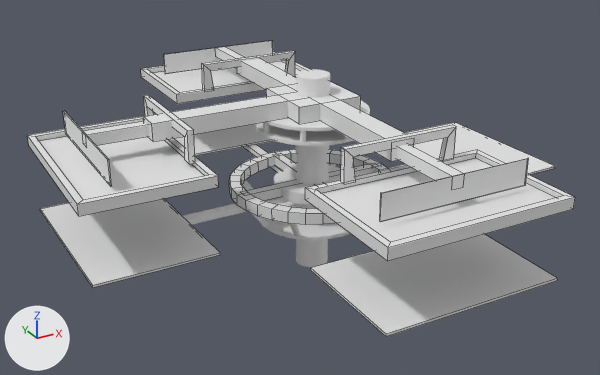
One commit to the Blender file Modelos/Textile/TextileMachUpper.blend: the scene before it, then after it.
Rendered twice from a camera (50 mm lens) standing at (-6.9, -12.09, 7.58) and looking at (-0.27, -0.03, 1.55). Every picture has the same lights, and +X, +Y and +Z are marked at lower left. Mesh edges are drawn as thin lines on the coarser meshes.
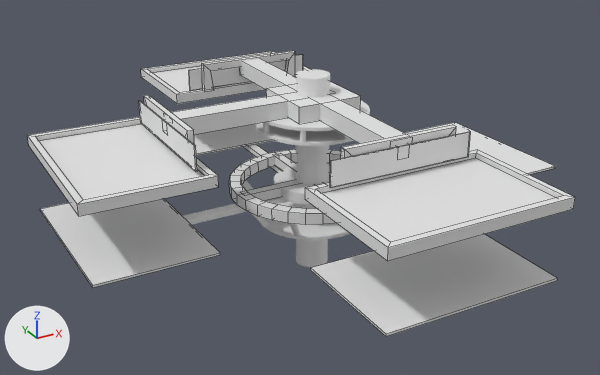
The change, as a list of edits to the scene's bpy script:
```text
Change ob_cube_013:
    ob_cube_013.location: (0.0, 0.0, 0.0) -> (0.0, -0.0452, 0.0)
    ob_cube_013.scale: (1.0, 1.0, 1.0) -> (1.0, 0.97, 1.0)
Change ob_cube_014:
    ob_cube_014.location: (0.0, 0.0, 0.0) -> (0.347, 0.0, 0.0)
Change ob_cube_019:
    add ob_cube_019.matrix_parent_inverse = Matrix(((1.0, 0.0, 0.0, 0.0), (0.0, 1.031, 0.0, 0.0466), (0.0, 0.0, 1.0, 0.0), (0.0, 0.0, 0.0, 1.0)))
Change ob_cube_020:
    add ob_cube_020.matrix_parent_inverse = Matrix(((1.0, 0.0, 0.0, 0.0), (0.0, 1.031, 0.0, 0.0466), (0.0, 0.0, 1.0, 0.0), (0.0, 0.0, 0.0, 1.0)))
    ob_cube_020.location: (0.0, 0.0, 0.0) -> (0.0, -1.369, 0.0)
Change ob_cube_022:
    add ob_cube_022.matrix_parent_inverse = Matrix(((1.0, 0.0, 0.0, 0.0), (0.0, 1.031, 0.0, 0.0466), (0.0, 0.0, 1.0, 0.0), (0.0, 0.0, 0.0, 1.0)))
Change ob_cube_026:
    add ob_cube_026.matrix_parent_inverse = Matrix(((1.0, 0.0, 0.0, 0.0), (0.0, 1.031, 0.0, 0.0466), (0.0, 0.0, 1.0, 0.0), (0.0, 0.0, 0.0, 1.0)))
Change ob_cube_025:
    add ob_cube_025.matrix_parent_inverse = Matrix(((1.0, 0.0, 0.0, 0.0), (0.0, 1.031, 0.0, 0.0466), (0.0, 0.0, 1.0, 0.0), (0.0, 0.0, 0.0, 1.0)))
    ob_cube_025.location: (0.0, 0.0, 0.0) -> (0.0, 1.274, 0.0)
Change ob_cube_030:
    add ob_cube_030.matrix_parent_inverse = Matrix(((1.0, 0.0, 0.0, -0.347), (0.0, 1.0, 0.0, 0.0), (0.0, 0.0, 1.0, 0.0), (0.0, 0.0, 0.0, 1.0)))
Change ob_cube_028:
    add ob_cube_028.matrix_parent_inverse = Matrix(((1.0, 0.0, 0.0, -0.347), (0.0, 1.0, 0.0, 0.0), (0.0, 0.0, 1.0, 0.0), (0.0, 0.0, 0.0, 1.0)))
    ob_cube_028.location: (0.0, 0.0, 0.0) -> (1.283, -0.0725, 0.0)
Change ob_cube_027:
    add ob_cube_027.matrix_parent_inverse = Matrix(((1.0, 0.0, 0.0, -0.347), (0.0, 1.0, 0.0, 0.0), (0.0, 0.0, 1.0, 0.0), (0.0, 0.0, 0.0, 1.0)))
```

Where the change shows, as pixel boxes [x1, y1, x2, y2] in the pictures (600 x 375 px):
'Cube.026', reshaped, moved
    both: [305, 150, 575, 261]
'Cube.027', reshaped, moved
    before: [27, 116, 218, 216]
    after: [27, 117, 218, 216]
'Cube.024', moved, rescaled (12% shorter)
    before: [380, 158, 529, 222]
    after: [330, 132, 471, 188]
'Cube.019', reshaped, moved
    both: [141, 51, 309, 104]
'Cube.013', moved, rescaled
    before: [237, 59, 414, 162]
    after: [240, 59, 405, 143]
'Cube.014', moved
    before: [143, 95, 288, 142]
    after: [171, 95, 288, 134]
'Cube.021', moved, rescaled (9% taller)
    before: [164, 40, 273, 74]
    after: [189, 54, 303, 91]
'Cube.029', moved
    before: [63, 111, 112, 186]
    after: [139, 100, 197, 172]
'Cube.023', reshaped
    before: [341, 125, 456, 182]
    after: [341, 125, 456, 158]
'Cube.025', moved, rescaled (not visible afterwards)
    before: [397, 144, 462, 180]
'Cube.022', reshaped, moved
    both: [202, 51, 295, 90]
'Cube.028', moved (not visible afterwards)
    before: [83, 121, 149, 146]
'Cube.030', reshaped, moved
    before: [144, 95, 195, 164]
    after: [144, 95, 194, 144]
'Cube.020', moved, rescaled (not visible afterwards)
    before: [216, 47, 245, 69]
